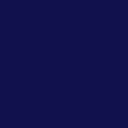
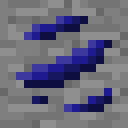
Two versions of the same layered image (128 × 128). Layer-by-layer changes:
renamed "Background" to "Ruby Ore", painted on it over [0,0,128,128]
added layer "Background" over [0,0,128,128]
